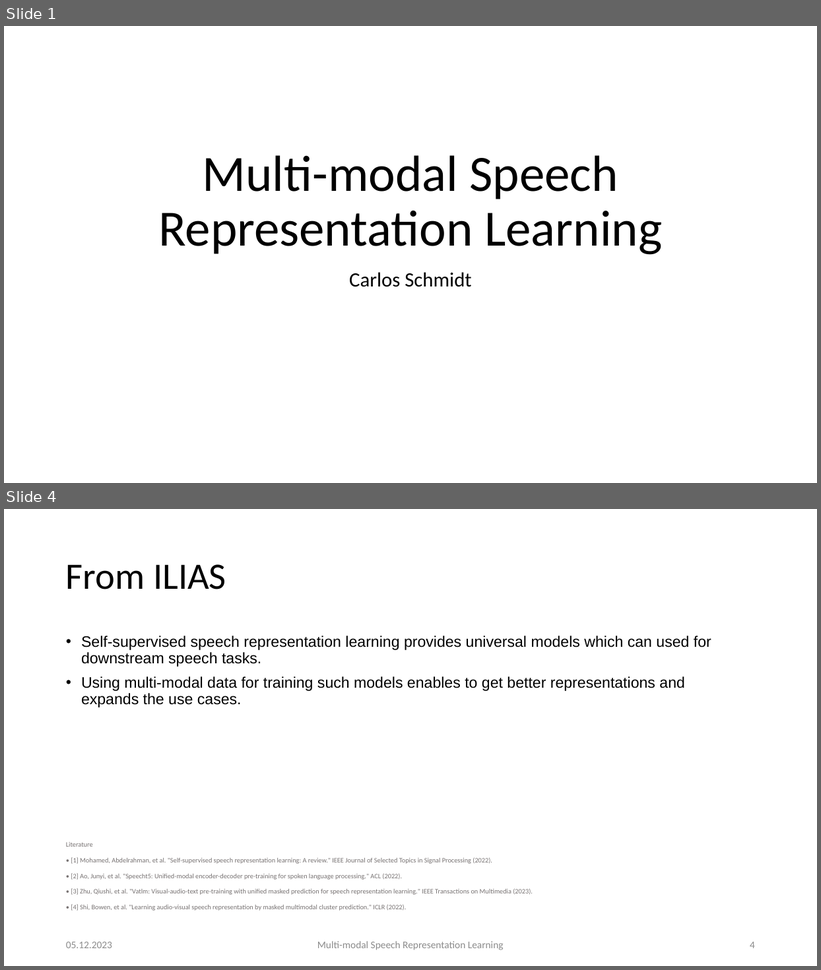
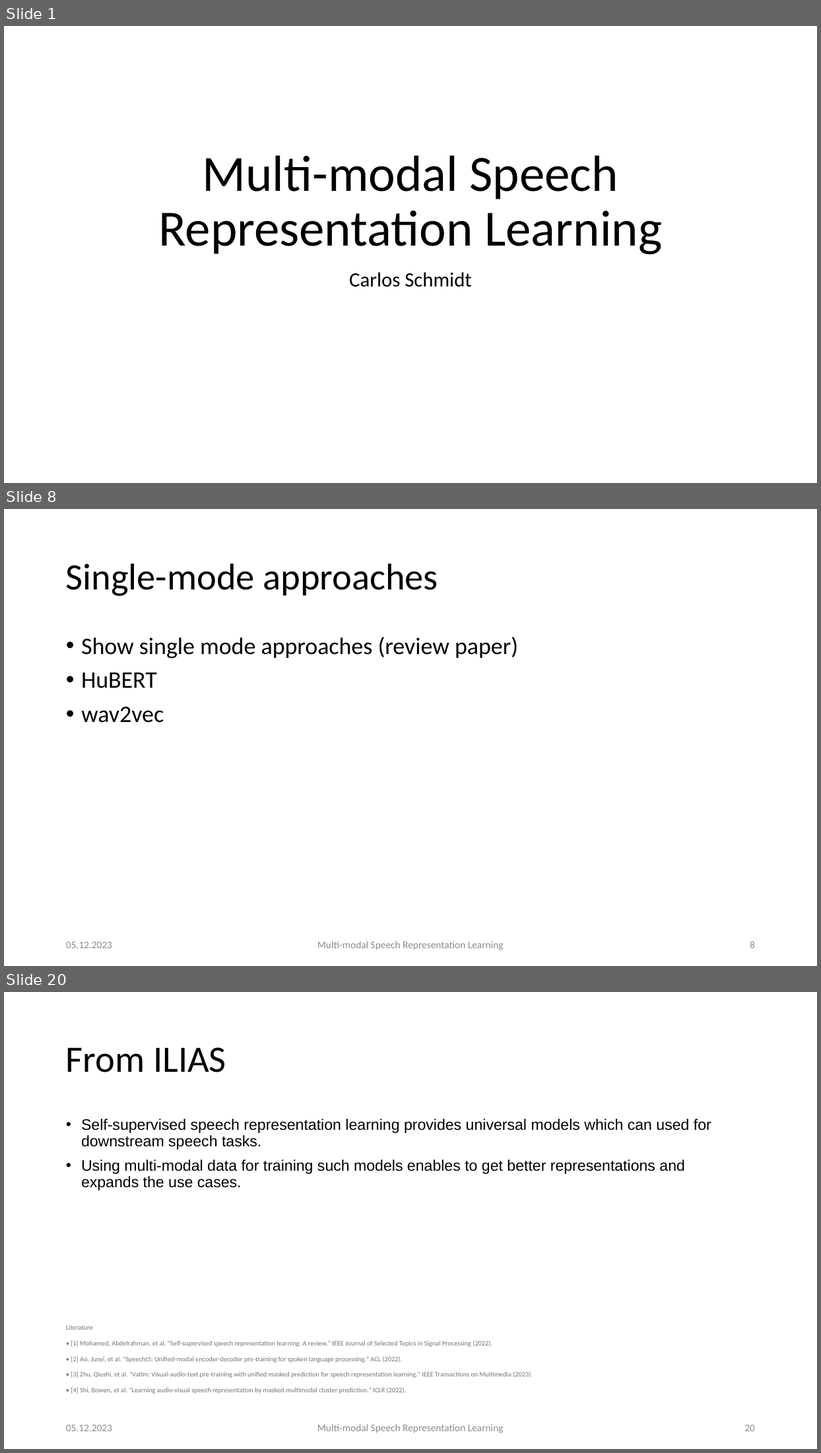
Before and after one commit to carlos-schmidt/nn-seminar, a slide deck: presentation.pptx. Shown one above the other, each under a label of ours: slides 1 and 4 before the commit, slides 1, 8 and 20 after it; the slides between them are not shown. The pictures are 821x970 and 821x1453 pixels, drawn with LibreOffice and Linux fonts; fonts in the diff are those of the drawing. Boxes give left, top, right and bottom in pixels: in the first picture for what was removed or moved away, otherwise in the second. Text is boxed around its words. In the diff, an @@ line names an element or a change of style, - is before the commit and + after.

```diff
--- a/presentation.pptx
+++ b/presentation.pptx
@@ slide 8 added at box(4, 509, 817, 966), background #FFFFFF @@
@@ title added at box(66, 563, 438, 596), 44 pt, text #000000 @@
+Single-mode approaches
@@ text added at box(81, 637, 518, 723), 28 pt, text #000000 @@
+• Show single mode approaches (review paper)
+• HuBERT
+• wav2vec
@@ text added at box(66, 942, 112, 949), 12 pt, text #8C8C8C @@
+05.12.2023
@@ text added at box(318, 941, 504, 951), 12 pt, text #8C8C8C @@
+Multi-modal Speech Representation Learning
@@ page number added at box(750, 941, 755, 949), 12 pt, text #8C8C8C @@
+8
@@ what was slide 4 is now slide 20 @@
@@ page number at box(745, 1425, 755, 1432): text changed @@
-4
+20
```
Also in this commit, not shown: 2 slides changed, 15 other slides added, 7 other files.
